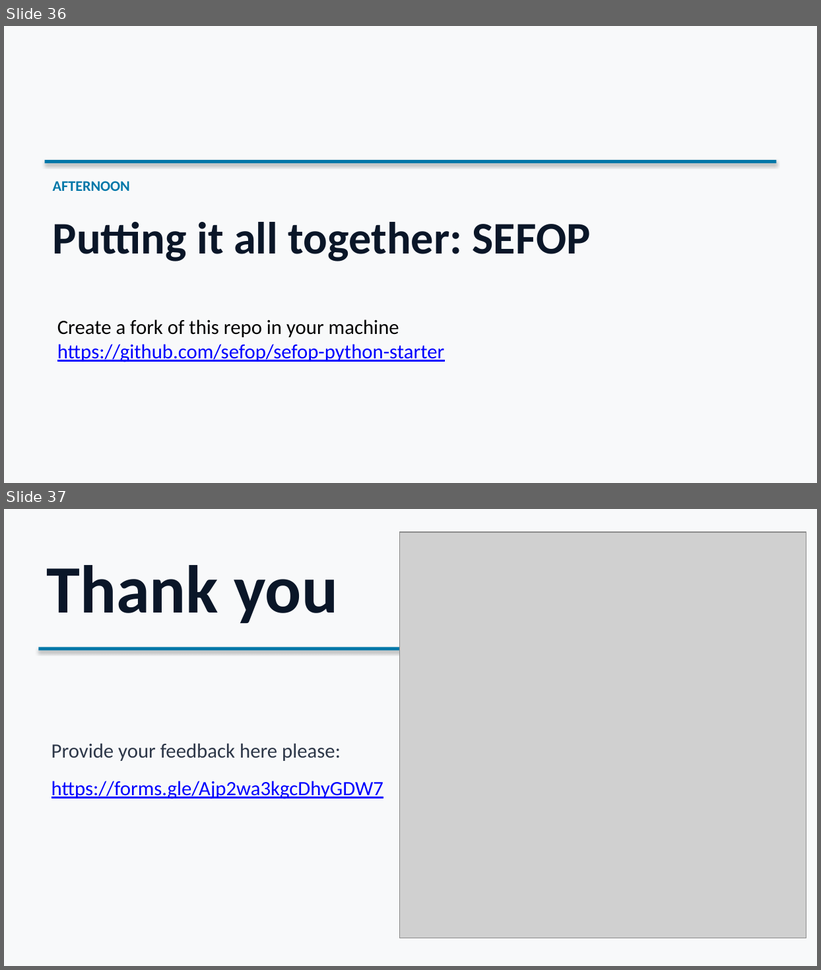
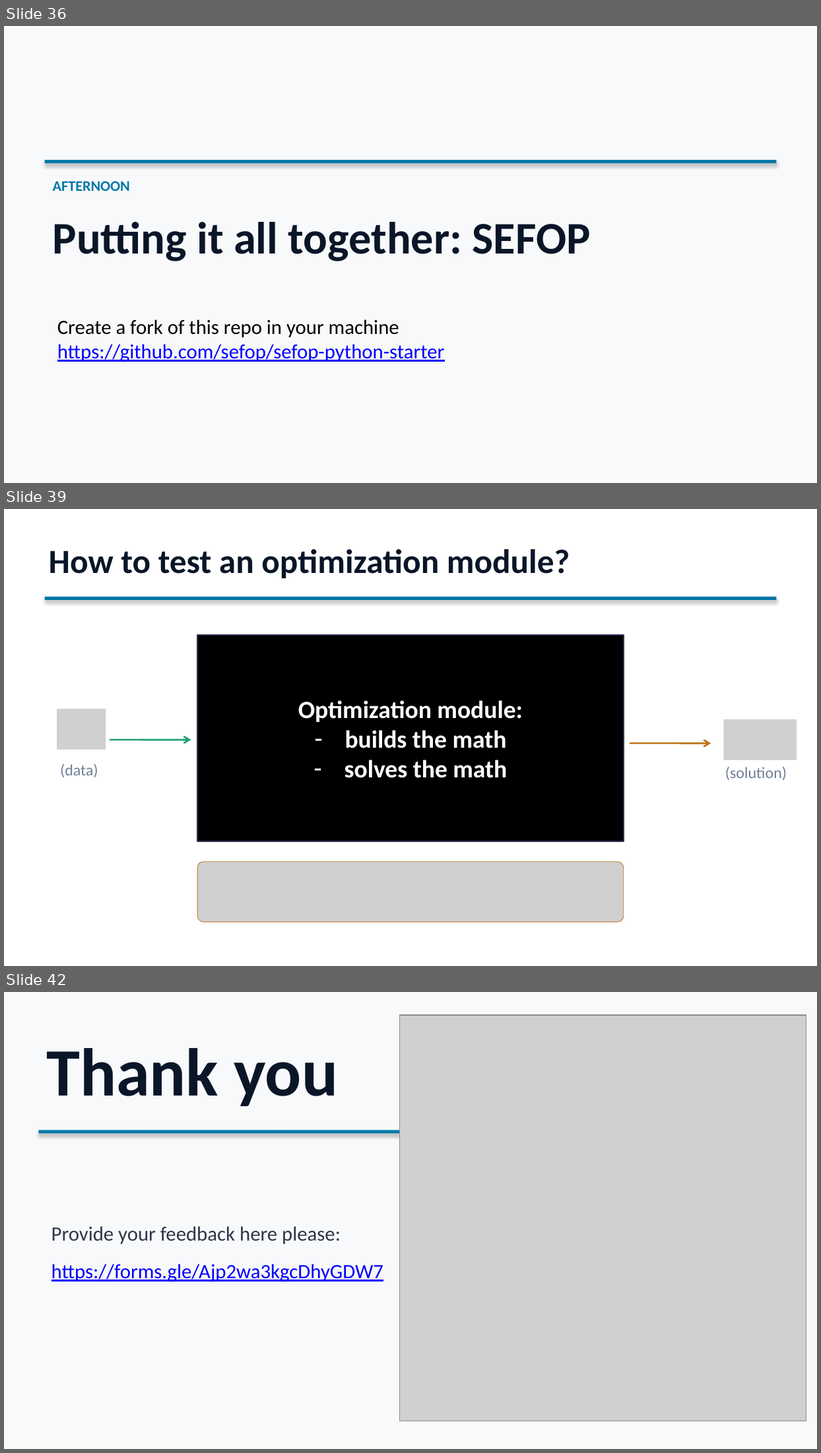
Before and after one commit to sefop/sefop-training-hub, a slide deck: workshops/2026-06-29-purdue/Purdue_Workshop.pptx. Shown one above the other, each under a label of ours: slides 36 and 37 before the commit, slides 36, 39 and 42 after it; the slides between them are not shown. The pictures are 821x970 and 821x1453 pixels, drawn with LibreOffice and Linux fonts; fonts in the diff are those of the drawing; grey boxes stand for pictures. Boxes give left, top, right and bottom in pixels: in the first picture for what was removed or moved away, otherwise in the second. Text is boxed around its words. In the diff, an @@ line names an element or a change of style, - is before the commit and + after.

```diff
--- a/workshops/2026-06-29-purdue/Purdue_Workshop.pptx
+++ b/workshops/2026-06-29-purdue/Purdue_Workshop.pptx
@@ slide 39 added at [4, 509, 817, 966], background #FFFFFF @@
@@ text added at [49, 549, 570, 578], 30 pt, text #0A1628, bold @@
+How to test an optimization module?
@@ rectangle added at [45, 597, 776, 600], fill #0077A8 @@
@@ rectangle added at [197, 635, 624, 842], fill #000000, outline #333355 1 pt @@
@@ text added at [298, 700, 523, 778], 22 pt, text #FFFFFF, bold @@
+Optimization module:
+– builds the math
+– solves the math
@@ picture added at [57, 709, 106, 750] @@
@@ picture added at [723, 720, 797, 760] @@
@@ arrow added from (110, 740) to (191, 740), #1D9E75 1.5 pt @@
@@ arrow added from (630, 743) to (712, 743), #BA7517 1.5 pt @@
@@ text added at [60, 764, 98, 778], 14 pt, text #718096 @@
+(data)
@@ text added at [725, 767, 787, 780], 14 pt, text #718096 @@
+(solution)
@@ picture added at [197, 862, 624, 922] @@
@@ what was slide 37 is now slide 42 @@
```
Also in this commit, not shown: 3 slides changed, 4 other slides added, 1 other file.
